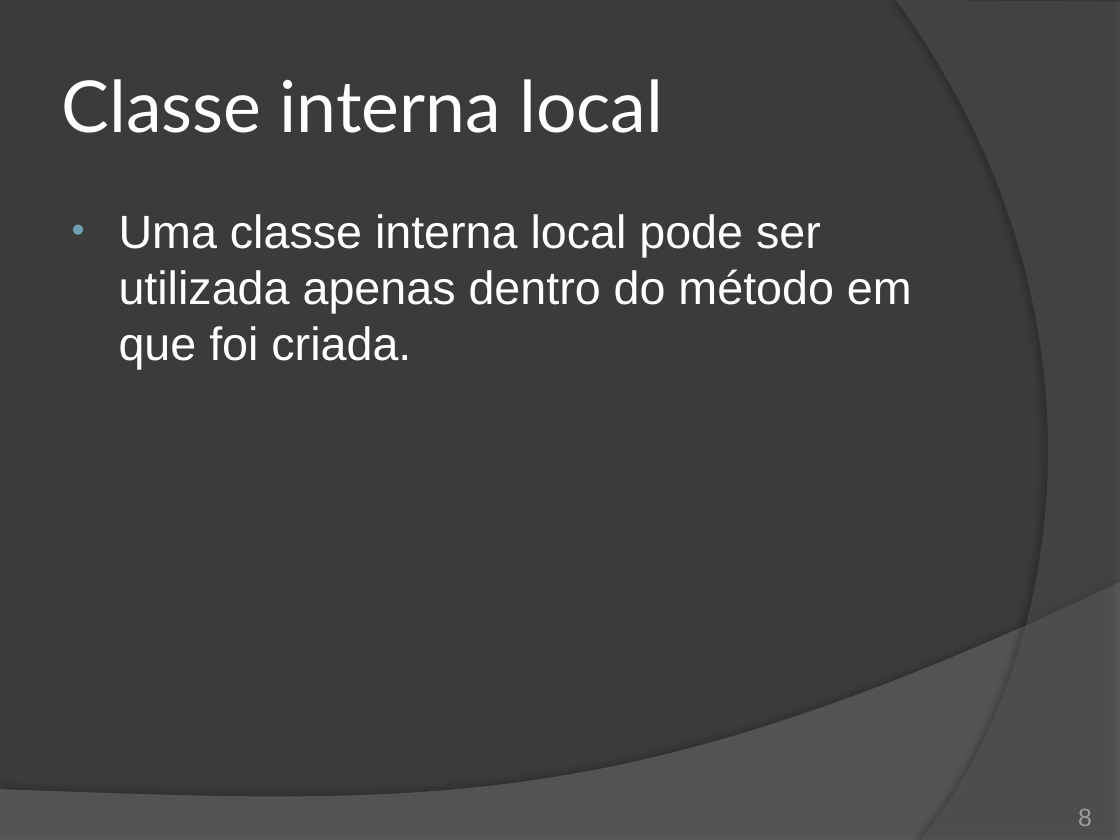
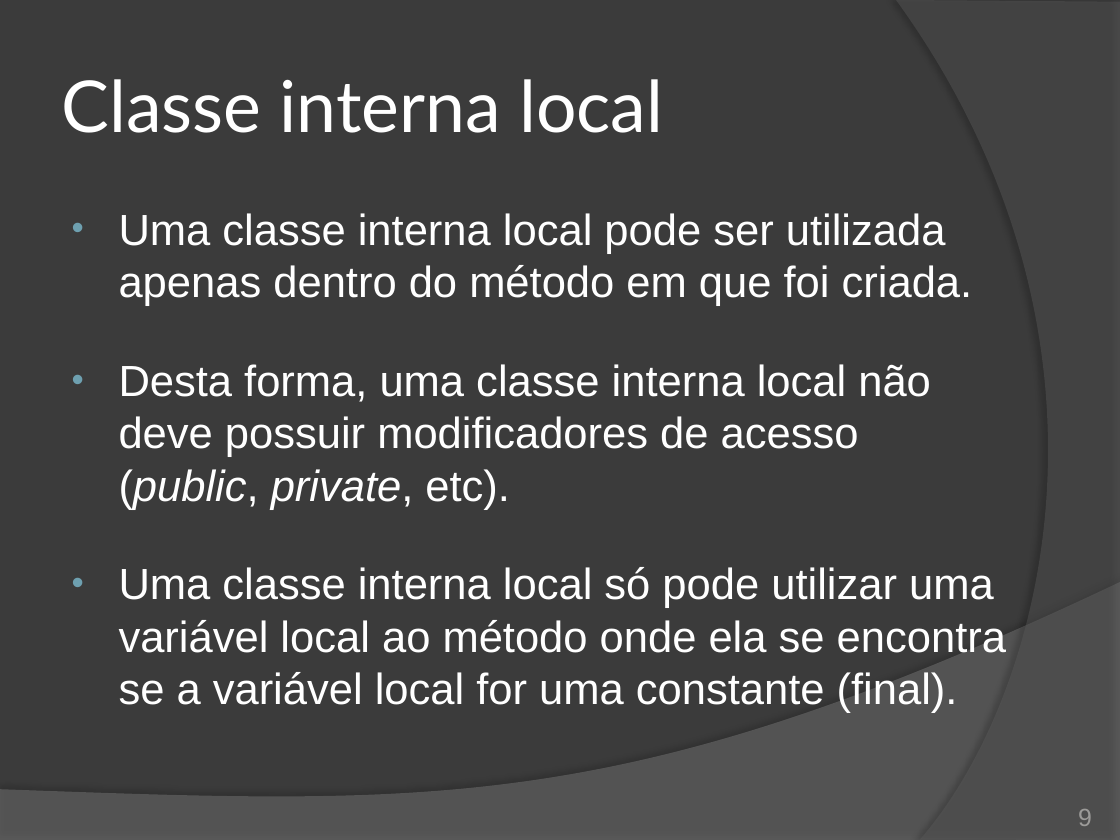
Before and after one commit to duchesqui/slzvieira-training, a slide deck: slide 9 of 2-Java-Programmer-Modulo-II/01.Capitulo01.pptx (slide 8 before the commit). Drawn at 1120x840 pixels with LibreOffice and Linux fonts; fonts in the diff are those of the drawing. Boxes give left, top, right and bottom in pixels: in the first picture for what was removed or moved away, otherwise in the second. Text is boxed around its words. In the diff, an @@ line names an element or a change of style, - is before the commit and + after.

```diff
--- a/2-Java-Programmer-Modulo-II/01.Capitulo01.pptx
+++ b/2-Java-Programmer-Modulo-II/01.Capitulo01.pptx
@@ text at [119, 213, 973, 306]: size 30 to 28 pt in "Uma classe interna local pode ser utilizada ..."; more space between paragraphs @@
@@ text at [119, 364, 1006, 713]: paragraphs added @@
+• Desta forma, uma classe interna local não deve possuir modificadores de acesso (public, private, etc).
+• Uma classe interna local só pode utilizar uma variável local ao método onde ela se encontra se a variável local for uma constante (final).
@@ page number at [1078, 809, 1092, 826]: text changed @@
-8
+9
```
Also in this commit, not shown: 5 other slides changed, 2 slides added, 5 other files.
